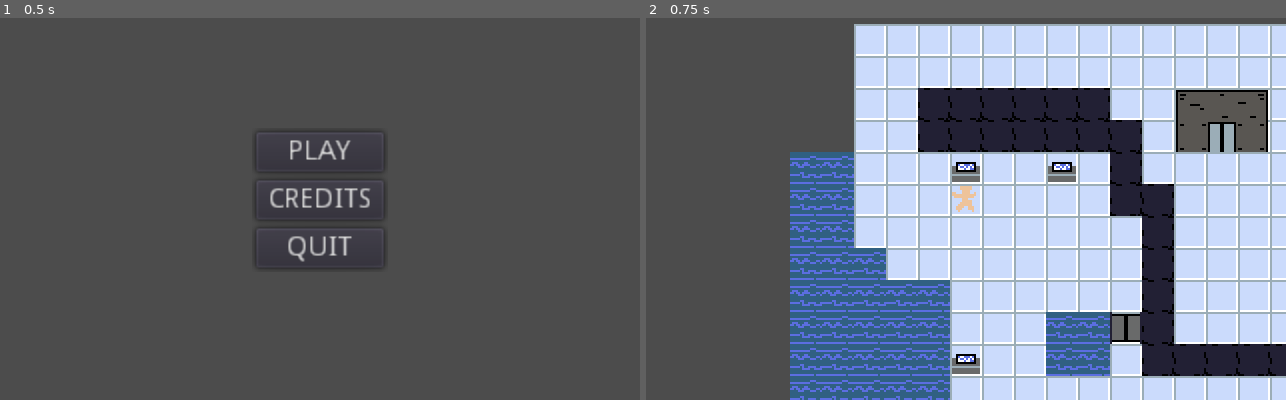
Above: before the commit, frames 1-2 (left to right).
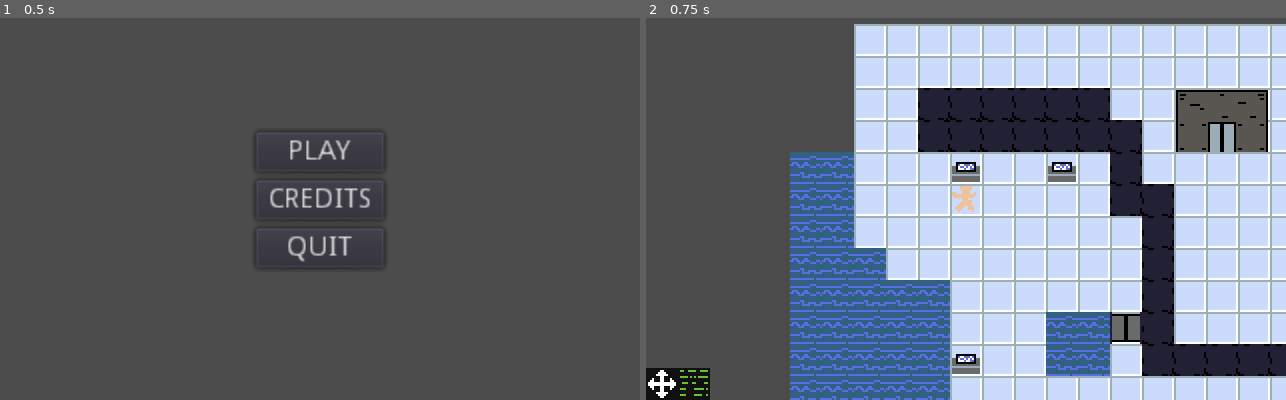
Above: after the commit, the same moments.

Repository: Byteron/together
Game: Godot game, scene res://src/menu/TitleScreen.tscn
The game is run twice, just before and just after one commit, with the same random seed, the same clock (stepped at 60 frames per second) and the same inputs.
Inputs:
- Up to frame 1 (0.5 s): no input
- Up to frame 2 (0.75 s): click "PLAY" at 0.5 s

Frame 1 is identical in both runs. In frame 2, 0.8% of the frame differs, in the area x 0-10%, y 91-100%.
Error before the commit: Invalid get index 'Floor' (on base: 'Dictionary'). (res://src/level/Level.gd:102)
Error after the commit: Invalid get index 'Floor' (on base: 'Dictionary'). (res://src/level/Level.gd:103)

Commit message:
display abilities of characters

Diff:
--- /dev/null
+++ b/data/abilities/hack.tres
@@ -0,0 +1,10 @@
+[gd_resource type="Resource" load_steps=3 format=2]
+
+[ext_resource path="res://src/character/AbilityData.gd" type="Script" id=1]
+[ext_resource path="res://assets/images/ability-hack.png" type="Texture" id=2]
+
+[resource]
+script = ExtResource( 1 )
+ability = 1
+hint = "Can Hack"
+texture = ExtResource( 2 )
--- /dev/null
+++ b/data/abilities/move.tres
@@ -0,0 +1,10 @@
+[gd_resource type="Resource" load_steps=3 format=2]
+
+[ext_resource path="res://assets/images/ability-move.png" type="Texture" id=1]
+[ext_resource path="res://src/character/AbilityData.gd" type="Script" id=2]
+
+[resource]
+script = ExtResource( 2 )
+ability = 0
+hint = "Can Move"
+texture = ExtResource( 1 )
--- /dev/null
+++ b/data/abilities/swim.tres
@@ -0,0 +1,10 @@
+[gd_resource type="Resource" load_steps=3 format=2]
+
+[ext_resource path="res://assets/images/ability-swim.png" type="Texture" id=1]
+[ext_resource path="res://src/character/AbilityData.gd" type="Script" id=2]
+
+[resource]
+script = ExtResource( 2 )
+ability = 4
+hint = "Can Swim"
+texture = ExtResource( 1 )
--- a/project.godot
+++ b/project.godot
@@ -9,6 +9,16 @@
 config_version=4
 
 _global_script_classes=[ {
+"base": "Resource",
+"class": "AbilityData",
+"language": "GDScript",
+"path": "res://src/character/AbilityData.gd"
+}, {
+"base": "PanelContainer",
+"class": "AbilityPanel",
+"language": "GDScript",
+"path": "res://src/game/hud/AbilityPanel.gd"
+}, {
 "base": "Interactable",
 "class": "Bunker",
 "language": "GDScript",
@@ -70,6 +80,8 @@
 "path": "res://src/menu/TitleScreen.gd"
 } ]
 _global_script_class_icons={
+"AbilityData": "",
+"AbilityPanel": "",
 "Bunker": "",
 "Character": "",
 "Door": "",
--- /dev/null
+++ b/src/character/AbilityData.gd
@@ -0,0 +1,6 @@
+extends Resource
+class_name AbilityData
+
+export(Character.Ability) var ability := Character.Ability.MOVE
+export var hint := ""
+export var texture: StreamTexture = null
--- a/src/game/Game.tscn
+++ b/src/game/Game.tscn
@@ -1,9 +1,12 @@
-[gd_scene load_steps=3 format=2]
+[gd_scene load_steps=4 format=2]
 
 [ext_resource path="res://src/game/Game.gd" type="Script" id=1]
 [ext_resource path="res://src/level/Level.tscn" type="PackedScene" id=2]
+[ext_resource path="res://src/game/hud/HUD.tscn" type="PackedScene" id=3]
 
 [node name="Game" type="Node2D"]
 script = ExtResource( 1 )
 
 [node name="Level" parent="." instance=ExtResource( 2 )]
+
+[node name="HUD" parent="." instance=ExtResource( 3 )]
--- /dev/null
+++ b/src/game/hud/AbilityItem.tscn
@@ -0,0 +1,11 @@
+[gd_scene load_steps=2 format=2]
+
+[ext_resource path="res://assets/images/ability-move.png" type="Texture" id=1]
+
+[node name="AbilityItem" type="TextureRect"]
+margin_right = 16.0
+margin_bottom = 16.0
+hint_tooltip = "Can Move"
+size_flags_horizontal = 13
+size_flags_vertical = 13
+texture = ExtResource( 1 )
--- /dev/null
+++ b/src/game/hud/AbilityPanel.gd
@@ -0,0 +1,23 @@
+extends PanelContainer
+class_name AbilityPanel
+
+export var AbilityItem: PackedScene = null
+
+onready var container = $VBoxContainer
+
+
+func update_info(character: Character) -> void:
+	_clear()
+
+	for ability in character.abilities:
+		var data: AbilityData = Data.abilities[ability]
+		var item: TextureRect = AbilityItem.instance()
+		item.hint_tooltip = data.hint
+		item.texture = data.texture
+		container.add_child(item)
+
+
+func _clear() -> void:
+	for child in container.get_children():
+		container.remove_child(child)
+		child.queue_free()
--- /dev/null
+++ b/src/game/hud/AbilityPanel.tscn
@@ -0,0 +1,28 @@
+[gd_scene load_steps=4 format=2]
+
+[ext_resource path="res://src/game/hud/AbilityItem.tscn" type="PackedScene" id=1]
+[ext_resource path="res://src/game/hud/AbilityPanel.gd" type="Script" id=3]
+
+[sub_resource type="StyleBoxFlat" id=1]
+bg_color = Color( 0, 0, 0, 0.784314 )
+
+[node name="AbilityPanel" type="PanelContainer" groups=[
+"AbilityPanel",
+]]
+anchor_top = 1.0
+anchor_bottom = 1.0
+margin_top = -16.0
+margin_right = 32.0
+size_flags_horizontal = 13
+size_flags_vertical = 13
+custom_styles/panel = SubResource( 1 )
+script = ExtResource( 3 )
+__meta__ = {
+"_edit_use_anchors_": false
+}
+AbilityItem = ExtResource( 1 )
+
+[node name="VBoxContainer" type="HBoxContainer" parent="."]
+margin_right = 32.0
+margin_bottom = 16.0
+custom_constants/separation = 0
--- /dev/null
+++ b/src/game/hud/HUD.tscn
@@ -0,0 +1,7 @@
+[gd_scene load_steps=2 format=2]
+
+[ext_resource path="res://src/game/hud/AbilityPanel.tscn" type="PackedScene" id=1]
+
+[node name="HUD" type="CanvasLayer"]
+
+[node name="AbilityPanel" parent="." instance=ExtResource( 1 )]
--- a/src/global/Data.gd
+++ b/src/global/Data.gd
@@ -1,10 +1,12 @@
 extends Node
 
 var terrains := {}
+var abilities := {}
 
 
 func _ready() -> void:
 	_load_terrains()
+	_load_abilities()
 
 
 func _load_terrains() -> void:
@@ -17,3 +19,15 @@
 		terrains[file.id] = terrain
 
 	print(terrains)
+
+
+func _load_abilities() -> void:
+	abilities.clear()
+
+	var files = Loader.load_dir("res://data/abilities/", ["tres"])
+
+	for file in files:
+		var ability = file.data
+		abilities[file.data.ability] = ability
+
+	print(abilities)
--- a/src/level/Level.gd
+++ b/src/level/Level.gd
@@ -79,6 +79,7 @@
 	active_character_index = character.get_index()
 	active_character = character
 	camera.target = character
+	get_tree().call_group("AbilityPanel", "update_info", character)
 
 
 func _init_locations() -> void:
Binary file added: assets/images/ability-hack.png
Not shown, added: assets/images/ability-hack.png.import
Binary file added: assets/images/ability-move.png
Not shown, added: assets/images/ability-move.png.import
Binary file added: assets/images/ability-swim.png
Not shown, added: assets/images/ability-swim.png.import
